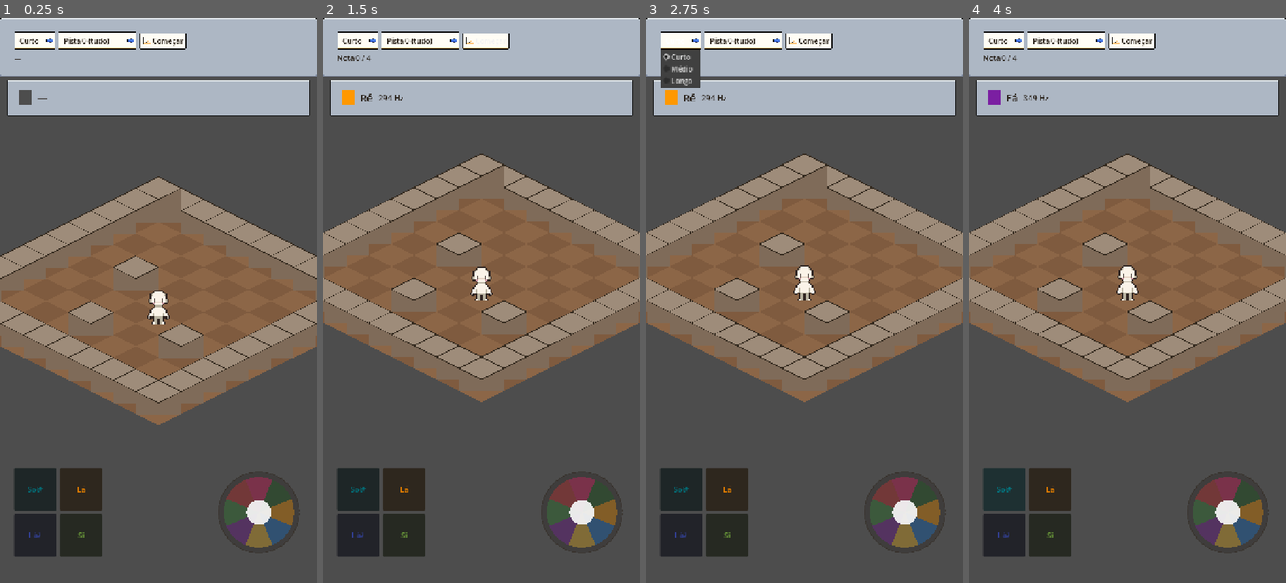
Above: before the commit, frames 1-4 (left to right).
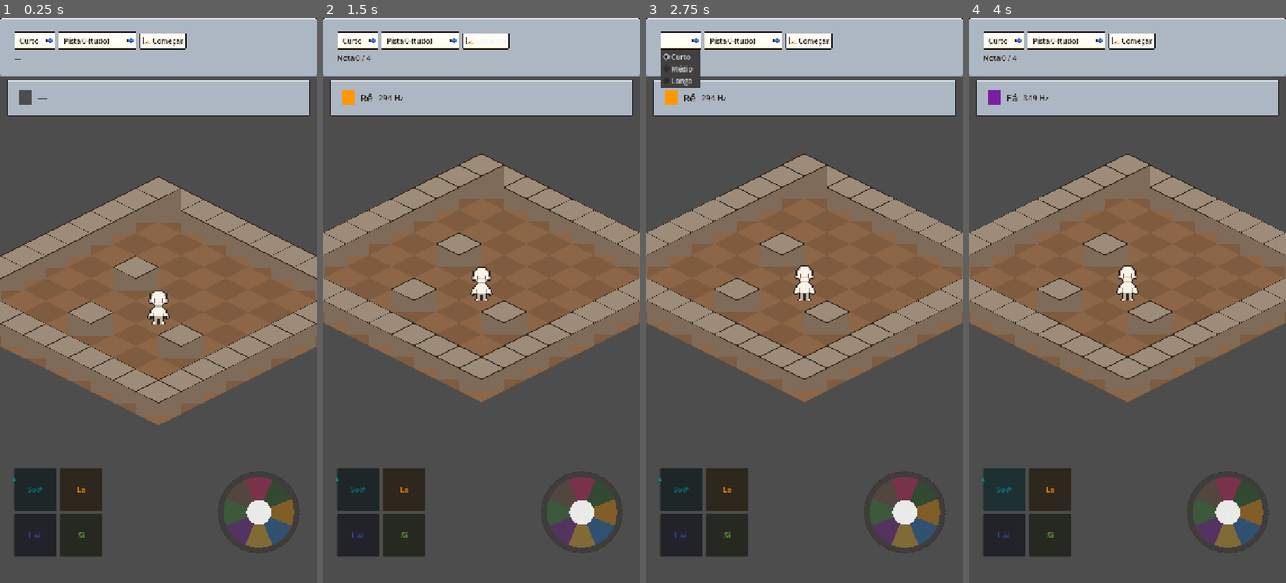
Above: after the commit, the same moments.

Repository: JDaniloC/BlindTuner
Game: Godot game, scene res://scenes/Playground.tscn
Two runs of this game, one before a commit and one after it. Both use one fixed random seed, a clock stepped at 60 frames per second and the inputs below.
Inputs:
- Up to frame 1 (0.25 s): no input
- Up to frame 2 (1.5 s): click "Começar" at 0.5 s; click "Começar" at 1.25 s
- Up to frame 3 (2.75 s): click "Curto" at 2 s
- Up to frame 4 (4 s): click "Pista 0 (tudo)" at 2.75 s; click "Sol#" at 3.5 s

The runs differ from the first frame. In frame 1, 0.2% of the frame differs, in the area x 4-81%, y 81-87%; in frame 2, 0.2%; in frame 3, 0.2%; in frame 4, 0.2%.

Commit message:
feat(godot): G4 marrom + Gs4=interagir (era abaixar)
- G4 color #D32F2F → #795548 (Material Brown): distinto de C4 pink.
- NoteMapping.action_id_for("Gs4") = "interagir" (era "abaixar").
- ActionIcon: _draw_interagir desenha "!" simples (linha + ponto).
- Character._do_interagir renomeado (body permanece igual; Polish B
  refatora para procedural fx).

Co-Authored-By: Claude Opus 4.7 <noreply@anthropic.com>

Diff:
--- a/godot/scripts/ActionIcon.gd
+++ b/godot/scripts/ActionIcon.gd
@@ -19,8 +19,8 @@
 	var c := size * 0.5
 	var r := minf(size.x, size.y) * RADIUS_FRAC
 	match action_id:
-		"pegar":   _draw_pegar(c, r)
-		"abaixar": _draw_abaixar(c, r)
+		"pegar":    _draw_pegar(c, r)
+		"interagir": _draw_interagir(c, r)
 		"correr":  _draw_correr(c, r)
 		"pular":   _draw_pular(c, r)
 
@@ -33,12 +33,12 @@
 	draw_line(bottom, bottom + Vector2( r * 0.5, -r * 0.4), ICON_COLOR, LINE_WIDTH, true)
 	draw_line(c + Vector2(-r, r * 0.8), c + Vector2(r, r * 0.8), ICON_COLOR, LINE_WIDTH, true)
 
-## Dois chevrons descendentes empilhados.
-func _draw_abaixar(c: Vector2, r: float) -> void:
-	draw_line(c + Vector2(-r, -r * 0.5), c + Vector2(0, r * 0.1), ICON_COLOR, LINE_WIDTH, true)
-	draw_line(c + Vector2( r, -r * 0.5), c + Vector2(0, r * 0.1), ICON_COLOR, LINE_WIDTH, true)
-	draw_line(c + Vector2(-r, r * 0.1), c + Vector2(0, r * 0.7), ICON_COLOR, LINE_WIDTH, true)
-	draw_line(c + Vector2( r, r * 0.1), c + Vector2(0, r * 0.7), ICON_COLOR, LINE_WIDTH, true)
+## Símbolo "!" — exclamação para "interagir / aqui!".
+func _draw_interagir(c: Vector2, r: float) -> void:
+	# Linha vertical (corpo do !)
+	draw_line(c + Vector2(0, -r * 0.8), c + Vector2(0, r * 0.2), ICON_COLOR, LINE_WIDTH, true)
+	# Ponto (base do !) — circulo pequeno preenchido
+	draw_circle(c + Vector2(0, r * 0.6), LINE_WIDTH * 0.9, ICON_COLOR)
 
 ## Três linhas horizontais (motion) + chevron » direita.
 func _draw_correr(c: Vector2, r: float) -> void:
--- a/godot/scripts/Character.gd
+++ b/godot/scripts/Character.gd
@@ -189,8 +189,8 @@
 		return
 	var aid := NoteMapping.action_id_for(note_key)
 	match aid:
-		"pegar":   _do_pegar()
-		"abaixar": _do_abaixar()
+		"pegar":    _do_pegar()
+		"interagir": _do_interagir()
 		"correr":  _do_correr()
 		"pular":   _do_pular()
 		_:         push_warning("handle_action: action_id desconhecido '%s'" % aid)
@@ -200,7 +200,7 @@
 	_play_animation("rotate", _last_direction)
 	get_tree().create_timer(ROTATE_DURATION_SEC).timeout.connect(_return_to_idle_if_static)
 
-func _do_abaixar() -> void:
+func _do_interagir() -> void:
 	# Squash procedural — escala Y temporariamente. Sprite custom de crouch é Diferido.
 	if _crouch_tween:
 		_crouch_tween.kill()
--- a/godot/scripts/NoteMapping.gd
+++ b/godot/scripts/NoteMapping.gd
@@ -9,8 +9,8 @@
     "E4":  { "freq": 330, "angle": 120, "color": Color("#FBC02D"), "label": "Mi",   "direction": Vector2i( 1,  1), "is_movement": true,  "is_action": false, "action_id": "" },
     "F4":  { "freq": 349, "angle": 150, "color": Color("#7B1FA2"), "label": "Fá",   "direction": Vector2i( 0,  1), "is_movement": true,  "is_action": false, "action_id": "" },
     "Fs4": { "freq": 370, "angle": 180, "color": Color("#388E3C"), "label": "Fá#",  "direction": Vector2i(-1,  1), "is_movement": true,  "is_action": false, "action_id": "" },
-    "G4":  { "freq": 392, "angle": 210, "color": Color("#D32F2F"), "label": "Sol",  "direction": Vector2i(-1,  0), "is_movement": true,  "is_action": false, "action_id": "" },
-    "Gs4": { "freq": 415, "angle": 240, "color": Color("#00838F"), "label": "Sol#", "direction": Vector2i.ZERO,    "is_movement": false, "is_action": true,  "action_id": "abaixar" },
+    "G4":  { "freq": 392, "angle": 210, "color": Color("#795548"), "label": "Sol",  "direction": Vector2i(-1,  0), "is_movement": true,  "is_action": false, "action_id": "" },
+    "Gs4": { "freq": 415, "angle": 240, "color": Color("#00838F"), "label": "Sol#", "direction": Vector2i.ZERO,    "is_movement": false, "is_action": true,  "action_id": "interagir" },
     "A4":  { "freq": 440, "angle": 270, "color": Color("#FB8C00"), "label": "Lá",   "direction": Vector2i.ZERO,    "is_movement": false, "is_action": true,  "action_id": "pegar" },
     "As4": { "freq": 466, "angle": 300, "color": Color("#3949AB"), "label": "Lá#",  "direction": Vector2i.ZERO,    "is_movement": false, "is_action": true,  "action_id": "correr" },
     "B4":  { "freq": 494, "angle": 330, "color": Color("#7CB342"), "label": "Si",   "direction": Vector2i.ZERO,    "is_movement": false, "is_action": true,  "action_id": "pular" },
--- a/godot/scripts/SpecialActionPanel.gd
+++ b/godot/scripts/SpecialActionPanel.gd
@@ -1,5 +1,5 @@
 extends Control
-## Painel das 4 ações especiais (Gs4=abaixar, A4=pegar, As4=correr, B4=pular).
+## Painel das 4 ações especiais (Gs4=interagir, A4=pegar, As4=correr, B4=pular).
 ## Emite o mesmo sinal note_triggered do DirectionJoystick — Playground roteia.
 
 signal note_triggered(note_key: String)
--- a/godot/tests/test_character.gd
+++ b/godot/tests/test_character.gd
@@ -148,12 +148,12 @@
 	assert_signal_emitted_with_parameters(c, "action_performed",
 		["pegar", c.grid_position, c._last_direction])
 
-func test_handle_action_abaixar_emits():
+func test_handle_action_interagir_emits():
 	var c = _make_character()
 	watch_signals(c)
 	c.handle_action("Gs4")
 	assert_signal_emitted_with_parameters(c, "action_performed",
-		["abaixar", c.grid_position, c._last_direction])
+		["interagir", c.grid_position, c._last_direction])
 
 func test_handle_action_pular_emits():
 	var c = _make_character()
--- a/godot/tests/test_note_mapping.gd
+++ b/godot/tests/test_note_mapping.gd
@@ -74,7 +74,7 @@
 		assert_false(NoteMapping.is_action_note(n), "%s não é ação" % n)
 
 func test_action_id_for_returns_expected():
-	assert_eq(NoteMapping.action_id_for("Gs4"), "abaixar")
+	assert_eq(NoteMapping.action_id_for("Gs4"), "interagir")
 	assert_eq(NoteMapping.action_id_for("A4"),  "pegar")
 	assert_eq(NoteMapping.action_id_for("As4"), "correr")
 	assert_eq(NoteMapping.action_id_for("B4"),  "pular")
--- a/godot/tests/test_special_action_panel.gd
+++ b/godot/tests/test_special_action_panel.gd
@@ -79,7 +79,7 @@
 
 func test_each_button_has_action_icon_child():
 	var p = _make()
-	var expected_actions = ["abaixar", "pegar", "correr", "pular"]
+	var expected_actions = ["interagir", "pegar", "correr", "pular"]
 	for i in range(p._buttons.size()):
 		var btn = p._buttons[i]
 		var icon: Node = null
